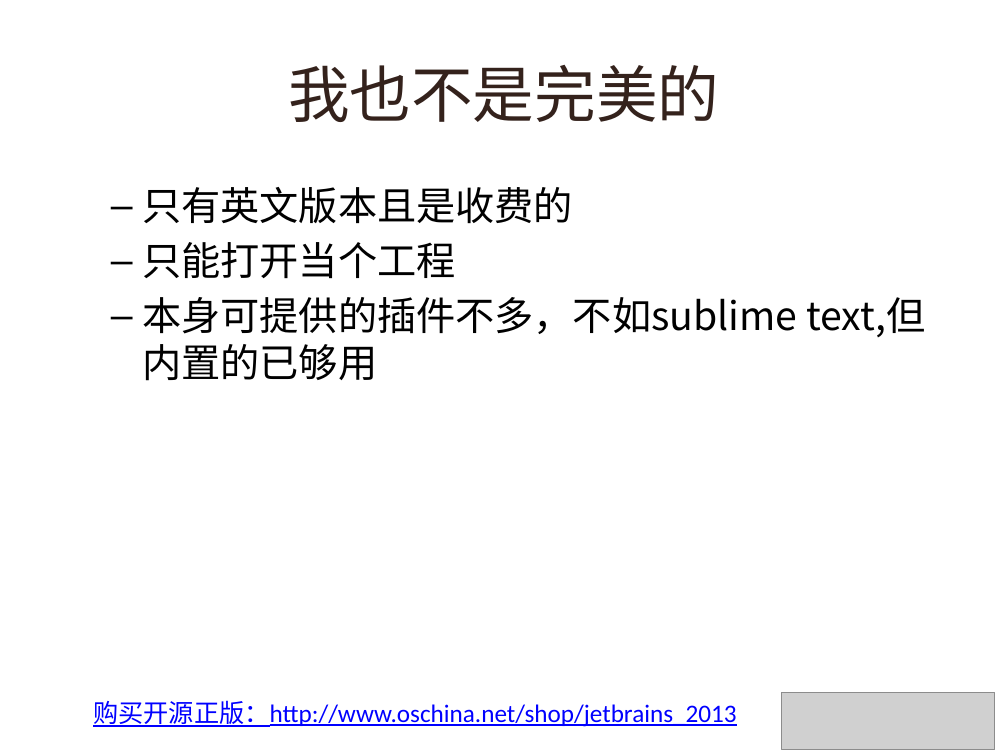
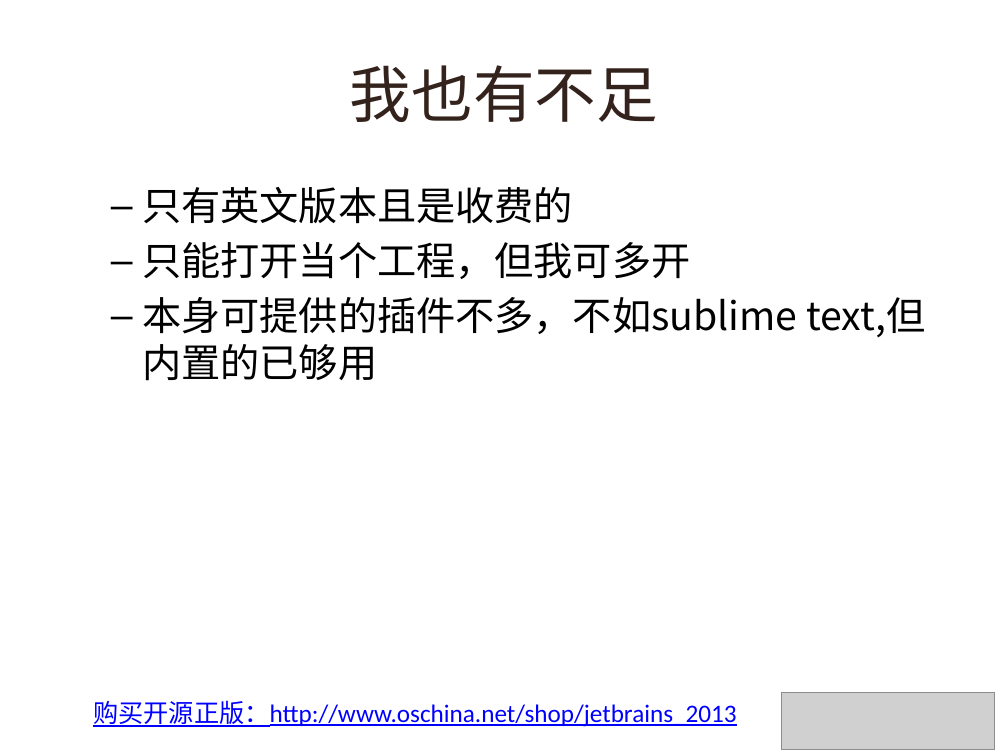
Before and after one commit to lynzz/myshare, a slide deck: slide 16 of 201311/webstorm.pptx. Drawn at 1008x756 pixels with LibreOffice and Linux fonts; fonts in the diff are those of the drawing; grey boxes stand for pictures; background and template pictures are left out. Boxes give left, top, right and bottom in pixels: in the first picture for what was removed or moved away, otherwise in the second. Text is boxed around its words. In the diff, an @@ line names an element or a change of style, - is before the commit and + after.

```diff
--- a/201311/webstorm.pptx
+++ b/201311/webstorm.pptx
@@ title at [350, 65, 658, 122]: text changed @@
-我也不是完美的
+我也有不足
@@ text at [142, 242, 690, 279]: text changed @@
-  – 只能打开当个工程
+  – 只能打开当个工程，但我可多开
```
Also in this commit, not shown: 3 other slides changed, 3 slides added, 3 slides removed.
